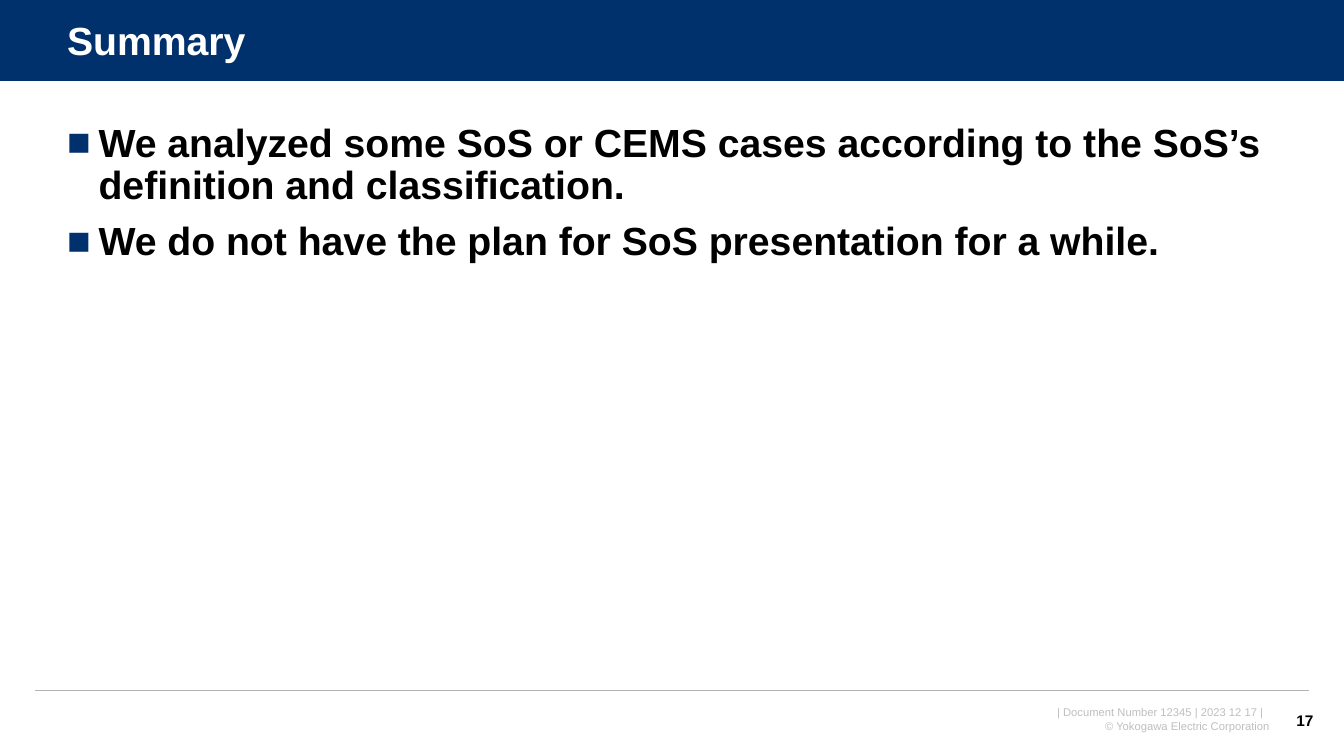
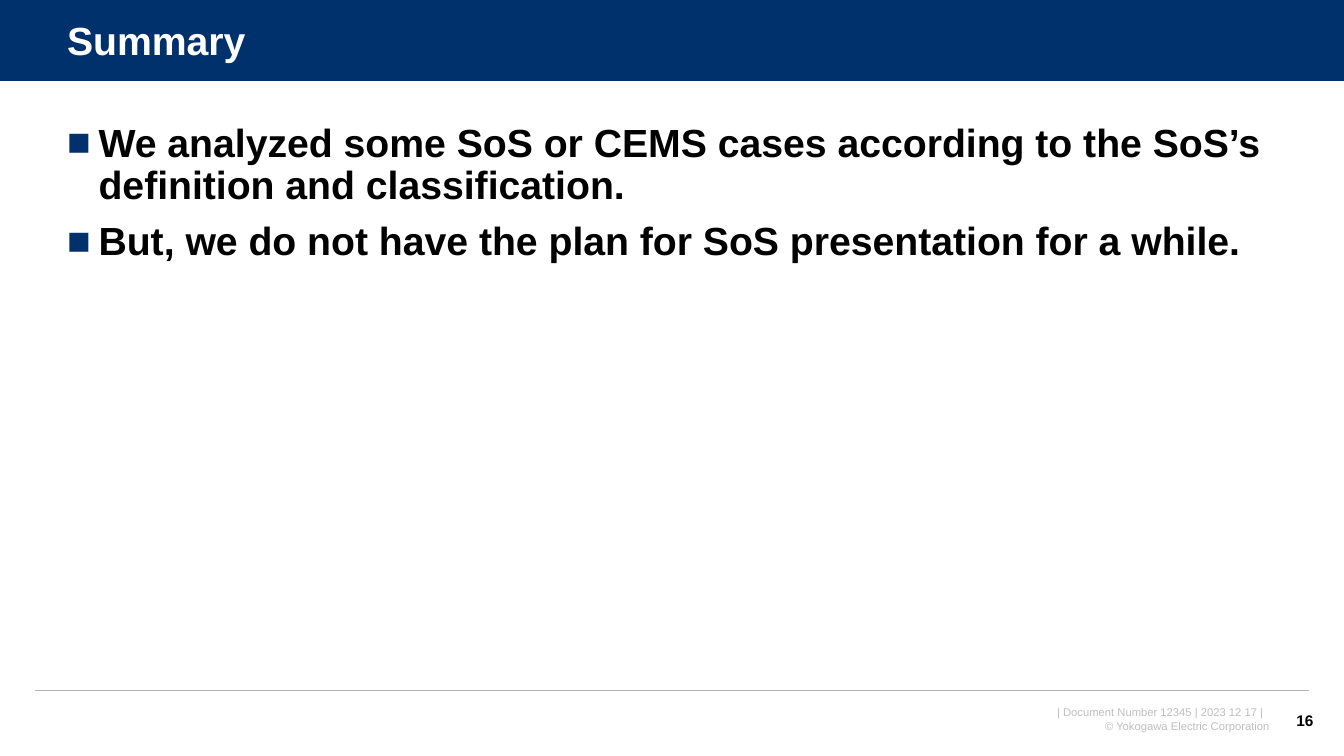
Before and after one commit to watarukumagai-git/opt, a slide deck: slide 16 of SoS/240322_SoS_kumagai.pptx (slide 17 before the commit). Drawn at 1344x756 pixels with LibreOffice and Linux fonts; fonts in the diff are those of the drawing; background and template pictures are left out. Boxes give left, top, right and bottom in pixels: in the first picture for what was removed or moved away, otherwise in the second. Text is boxed around its words. In the diff, an @@ line names an element or a change of style, - is before the commit and + after.

```diff
--- a/SoS/240322_SoS_kumagai.pptx
+++ b/SoS/240322_SoS_kumagai.pptx
@@ text at [99, 226, 1240, 263]: text changed @@
-■ We do not have the plan for SoS presentation for a while.
+■ But, we do not have the plan for SoS presentation for a while.
@@ page number at [1296, 715, 1313, 726]: text changed @@
-17
+16
```
Also in this commit, not shown: 9 other slides changed, 2 slides added, 2 slides removed.
